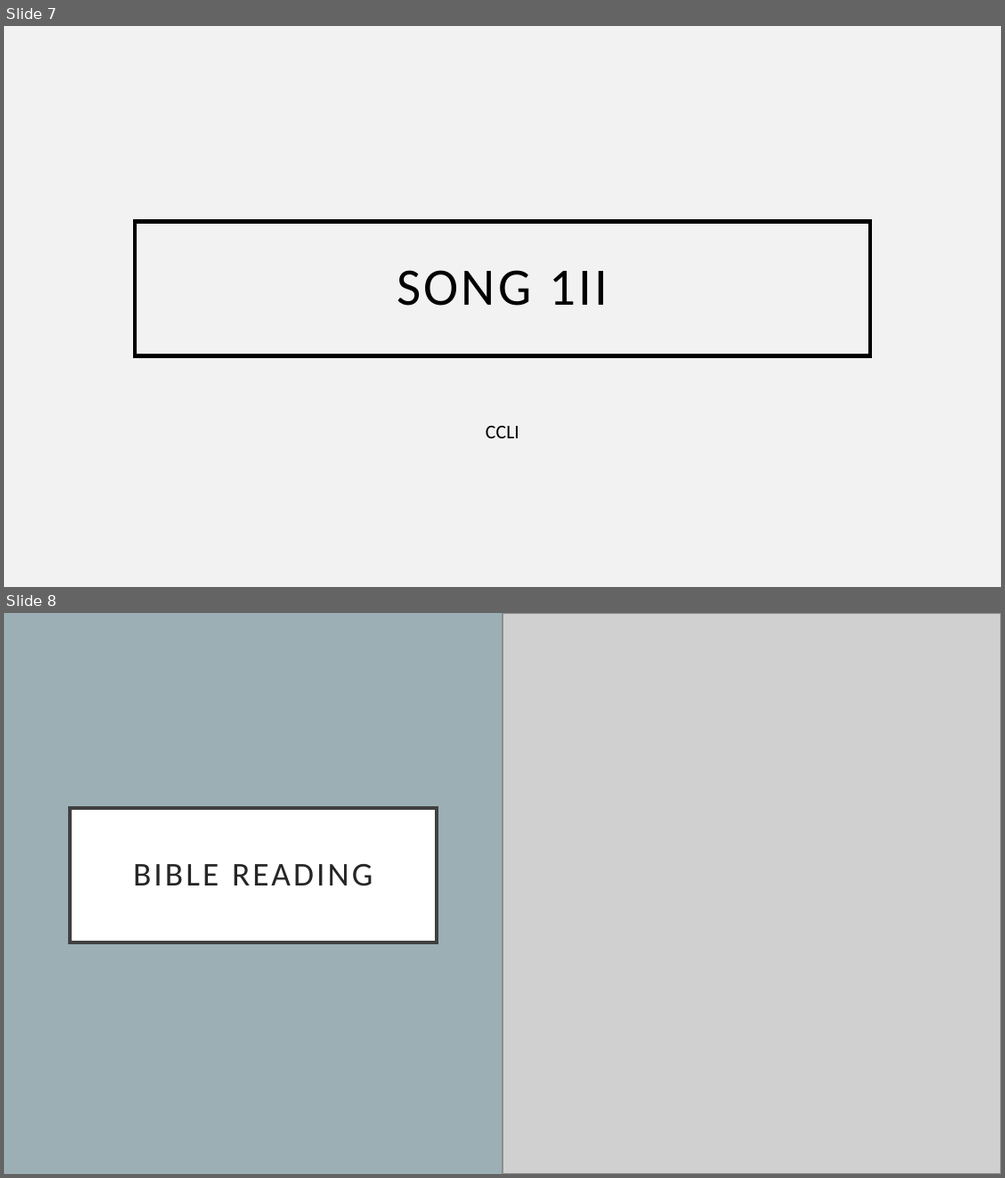
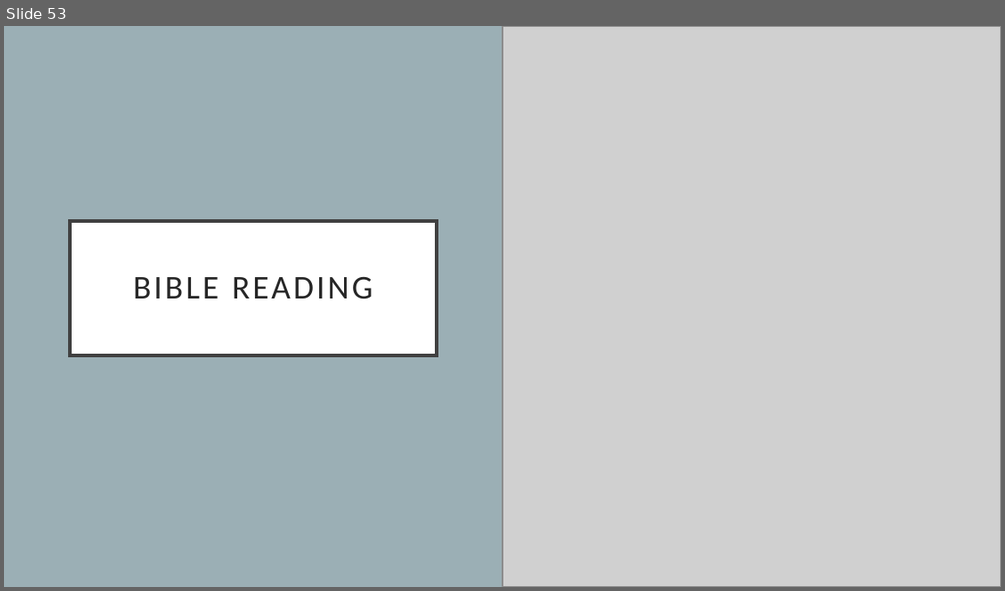
Before and after one commit to pangwuu/Weekly-powerpoint-maker, a slide deck: Slides/19_11_23.pptx. Shown one above the other, each under a label of ours: slides 7 and 8 before the commit, slide 53 after it. The pictures are 1005x1178 and 1005x591 pixels, drawn with LibreOffice and Linux fonts; fonts in the diff are those of the drawing; grey boxes stand for pictures. Boxes give left, top, right and bottom in pixels: in the first picture for what was removed or moved away, otherwise in the second. Text is boxed around its words. In the diff, an @@ line names an element or a change of style, - is before the commit and + after.

```diff
--- a/Slides/19_11_23.pptx
+++ b/Slides/19_11_23.pptx
@@ slide 7 removed at (4, 26, 1001, 587), background #F2F2F2 @@
@@ title removed at (135, 222, 870, 356) @@
-SONG 1II
@@ subtitle removed at (485, 426, 519, 438) @@
-CCLI
@@ what was slide 8 is now slide 53 @@
```
Also in this commit, not shown: 50 slides added, 3 other slides removed, 12 other files.
